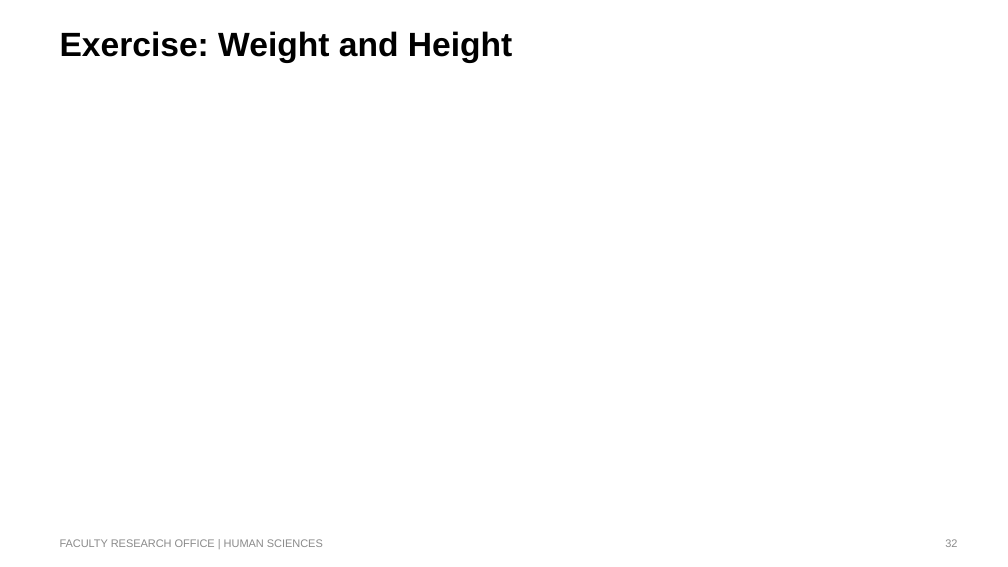
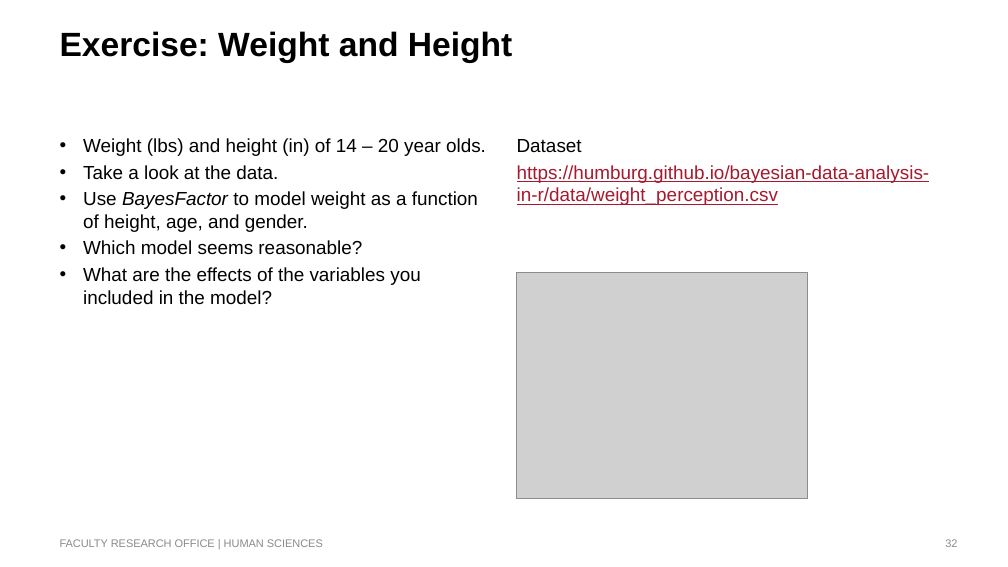
Before and after one commit to humburg/bayesian-data-analysis-in-r, a slide deck: slide 32 of Bayesian Data Analysis in R.pptx. Drawn at 1008x567 pixels with LibreOffice and Linux fonts; fonts in the diff are those of the drawing; grey boxes stand for pictures; background and template pictures are left out. Boxes give left, top, right and bottom in pixels: in the first picture for what was removed or moved away, otherwise in the second. Text is boxed around its words. In the diff, an @@ line names an element or a change of style, - is before the commit and + after.

Commit message:
Update slides

```diff
--- a/Bayesian Data Analysis in R.pptx
+++ b/Bayesian Data Analysis in R.pptx
@@ text added at (83, 138, 486, 305), 18 pt, text #000000 @@
+• Weight (lbs) and height (in) of 14 – 20 year olds.
+• Take a look at the data.
+• Use BayesFactor to model weight as a function of height, age, and gender.
+• Which model seems reasonable?
+• What are the effects of the variables you included in the model?
@@ text added at (517, 139, 930, 205), 18 pt, text #A6192E, underline @@
+Dataset
+https://humburg.github.io/bayesian-data-analysis-in-r/data/weight_perception.csv
@@ picture added at (516, 272, 808, 498) @@
```
